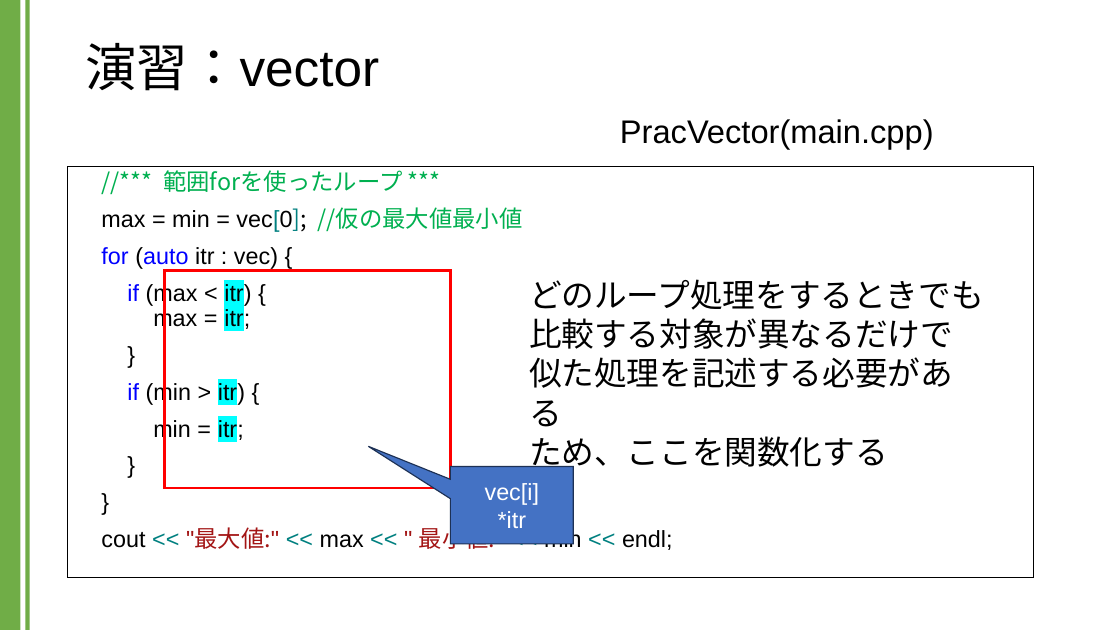
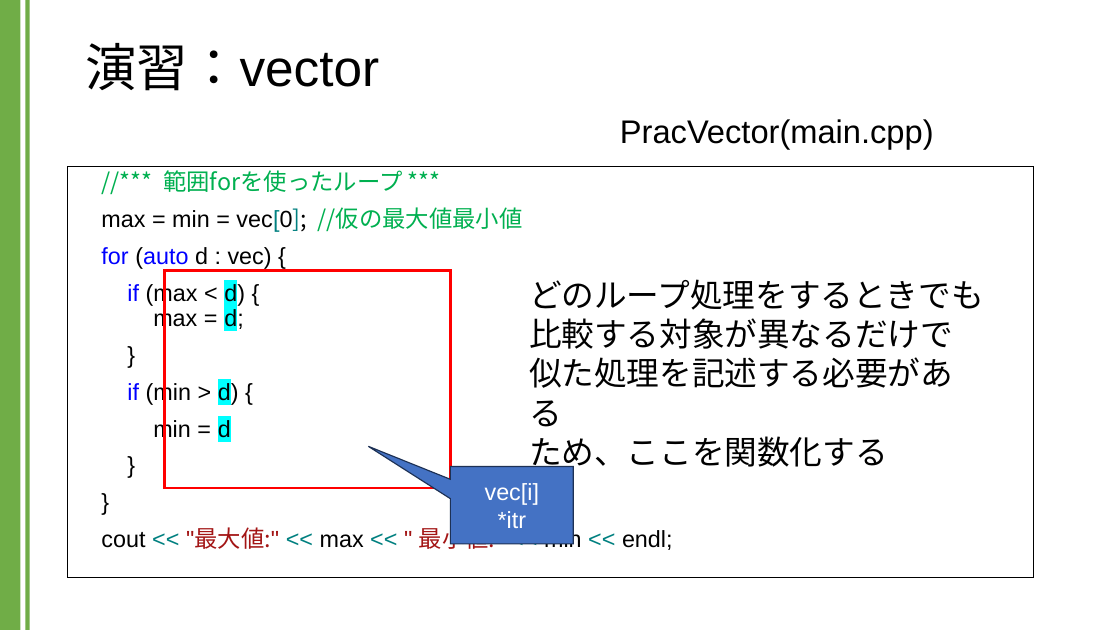
Before and after one commit to kic-murata/cpp2024, a slide deck: slide 7 of 授業資料/演習課題：vector.pptx. Drawn at 1120x630 pixels with LibreOffice and Linux fonts; fonts in the diff are those of the drawing. Boxes give left, top, right and bottom in pixels: in the first picture for what was removed or moved away, otherwise in the second. Text is boxed around its words. In the diff, an @@ line names an element or a change of style, - is before the commit and + after.

```diff
--- a/授業資料/演習課題：vector.pptx
+++ b/授業資料/演習課題：vector.pptx
@@ text at box(101, 247, 272, 331): text changed @@
-for (auto itr : vec) {
-if (max < itr) {
-max = itr;
+for (auto d : vec) {
+if (max < d) {
+max = d;
@@ text at box(127, 381, 239, 442): text changed @@
-if (min > itr) {
-min = itr;
+if (min > d) {
+min = d
```
Also in this commit, not shown: 4 other slides changed.
